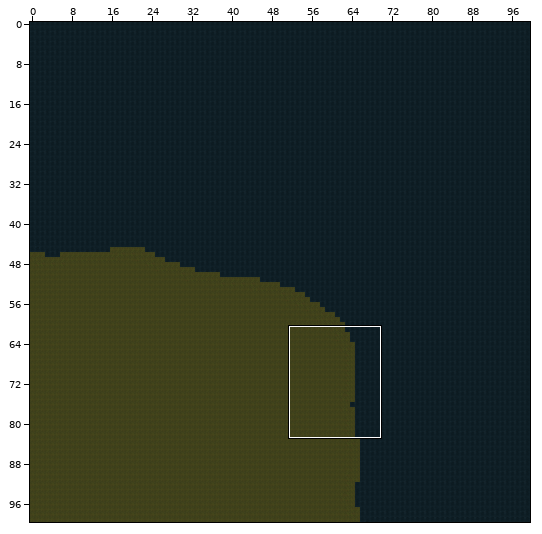
An edit to a level. Tiled map (JSON), LostAndDivine.ClientMonoGame/Content/Sectors/9_6.tmj. Above: a wide view before the commit, with the close-up outlined.
Close-up. Before:
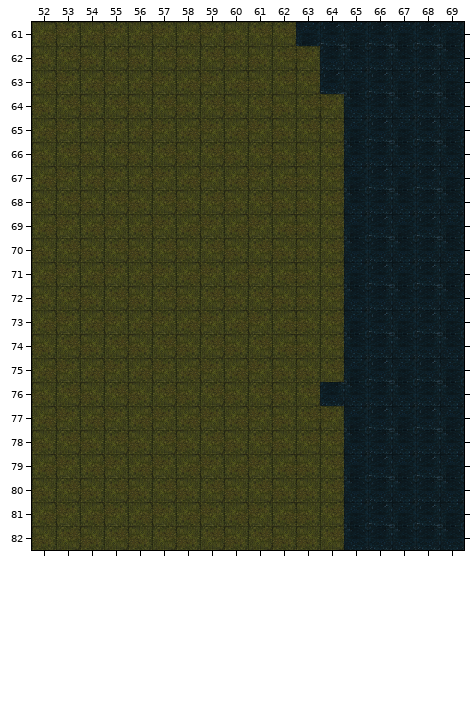
Cells are 64x64 px. Shown: x 52..69, y 61..82. The commit also changed other parts of the map, which this record leaves out.
The same view after the edit:
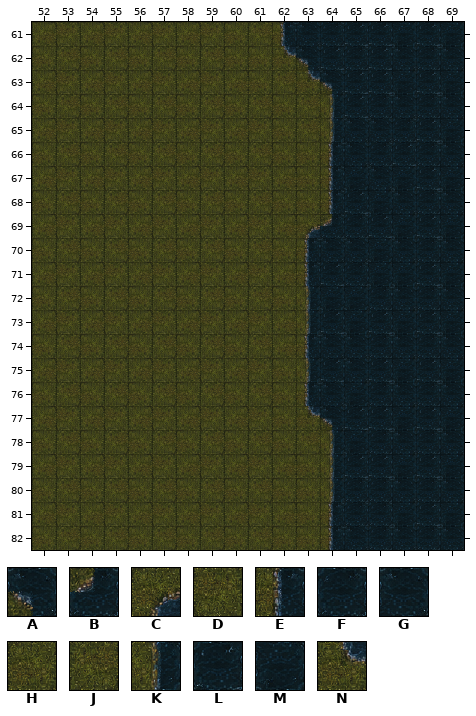
Key: from "World-Tilemap": A 11, B 41, C 68, D 92, E 98, F 99, G 100, H 121, J 122, K 128, L 129, M 130, N 158.
_ is an empty cell.
Difference:
Layer "Слой тайлов 1":
Tile D gives way to tile A in row 62 at x 63; in row 77 at x 64.
Tile L gives way to tile A in row 63 at x 64.
Tile J gives way to tile B in row 69 at x 64.
Tile H gives way to tile C in row 69 at x 63.
Tile H gives way to tile E in rows 70 to 71 at x 63; in row 74 at x 63.
Tile J gives way to tile E in row 61 at x 62; in rows 66 to 68 at x 64; in row 76 at x 63; in rows 81 to 82 at x 64.
Tile G gives way to tile F in row 62 at x 65; in row 80 at x 65.
Tile L gives way to tile F in row 61 at x 64; in row 81 at x 66.
Tile M gives way to tile F in row 65 at x 67; in row 69 at x 65; in row 71 at x 65; in row 81 at x 65.
Tile F gives way to tile G in row 76 at x 64.
Tile J gives way to tile G in row 70 at x 64; in row 74 at x 64.
Tile L gives way to tile G in row 65 at x 66; in row 67 at x 66.
Tile M gives way to tile G in row 61 at x 63; in row 65 at x 65; in row 75 at x 65.
Tile D gives way to tile K in row 64 at x 64.
Tile H gives way to tile K in rows 72 to 73 at x 63; in row 75 at x 63.
Tile J gives way to tile K in row 65 at x 64; in rows 78 to 80 at x 64.
Tile F gives way to tile L in row 62 at x 64 and 66.
Tile G gives way to tile L in row 64 at x 65; in row 66 at x 67; in row 68 at x 65.
Tile J gives way to tile L in row 71 at x 64; in row 73 at x 64; in row 75 at x 64.
Tile M gives way to tile L in row 61 at x 65; in row 63 at x 65; in row 77 at x 65; in row 79 at x 65.
Tile F gives way to tile M in row 68 at x 66; in row 70 at x 66.
Tile G gives way to tile M in row 72 at x 65; in row 76 at x 65; in row 78 at x 65.
Tile J gives way to tile M in row 72 at x 64.
Tile L gives way to tile M in row 71 at x 66.
Tile J gives way to tile N in row 62 at x 62; in row 63 at x 63; in row 77 at x 63.
Boxes around the changes in both close-ups, in picture pixels (x1, y1, x2, y2):
changed: (272, 22, 416, 550)
